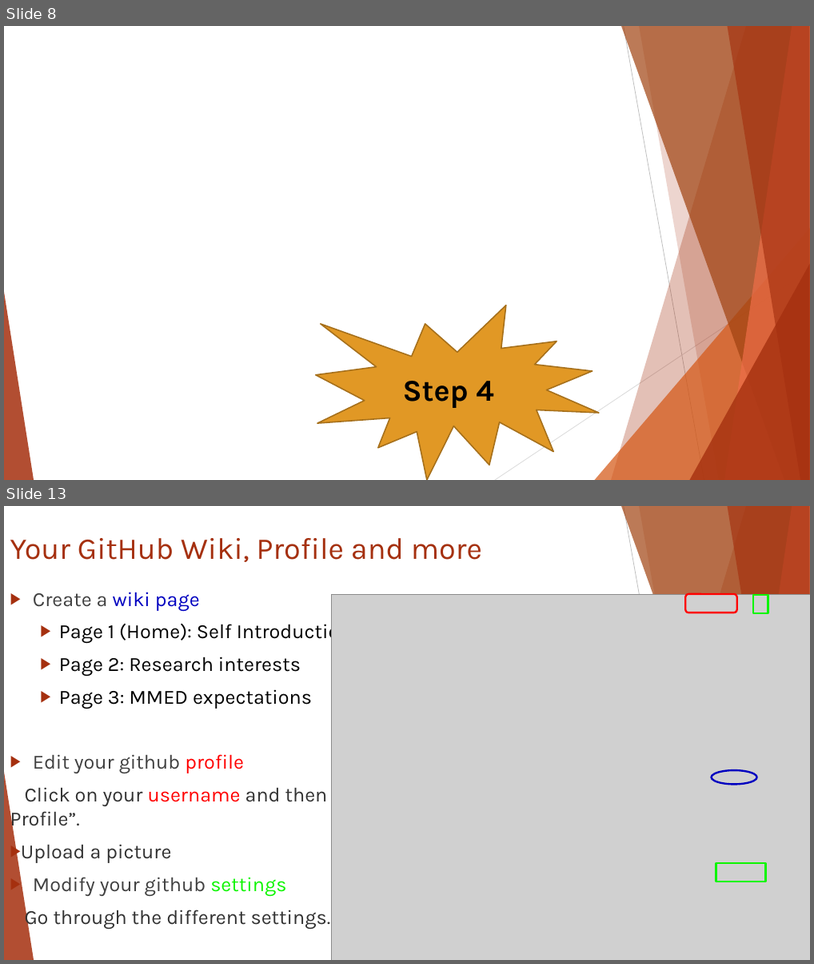
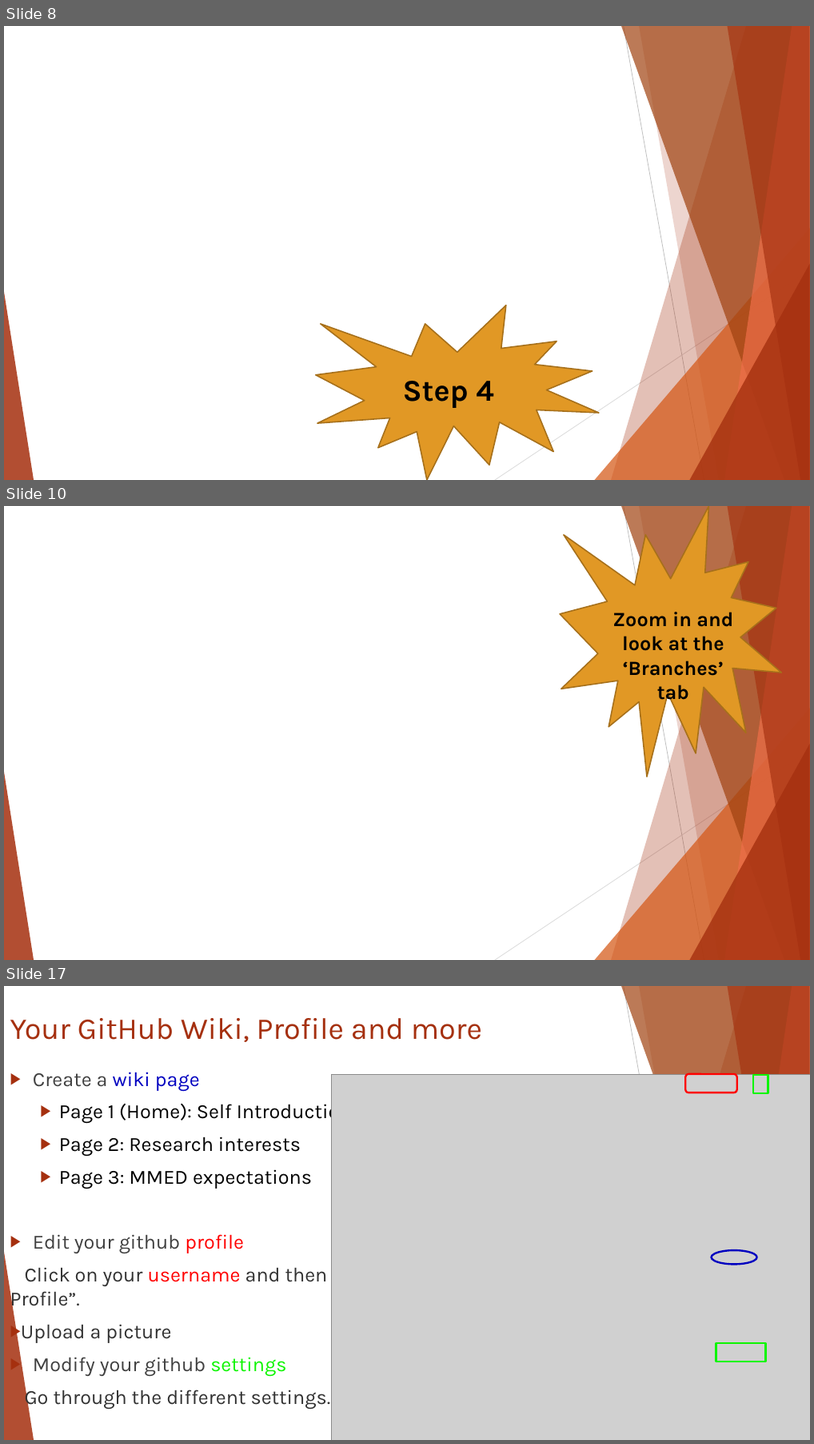
Before and after one commit to ICI3D/Sandbox, a slide deck: IntroToGitHub&SmartGit-v3.1.pptx. Shown one above the other, each under a label of ours: slides 8 and 13 before the commit, slides 8, 10 and 17 after it; the slides between them are not shown. The pictures are 814x964 and 814x1444 pixels, drawn with LibreOffice and Linux fonts; fonts in the diff are those of the drawing; grey boxes stand for pictures; background and template pictures are left out. Boxes give left, top, right and bottom in pixels: in the first picture for what was removed or moved away, otherwise in the second. Text is boxed around its words. In the diff, an @@ line names an element or a change of style, - is before the commit and + after.

```diff
--- a/IntroToGitHub&SmartGit-v3.1.pptx
+++ b/IntroToGitHub&SmartGit-v3.1.pptx
@@ slide 10 added at (x1=4, y1=506, x2=810, y2=960), background picture (left out); not listed: 10 template elements that a slide beside it also shows @@
@@ irregular seal added at (x1=560, y1=506, x2=782, y2=776), fill #E19825, outline #A6701B 1.5 pt @@
@@ text added at (x1=613, y1=612, x2=734, y2=704), 24 pt, text #000000, bold @@
+Zoom in and look at the ‘Branches’ tab
@@ what was slide 13 is now slide 17 @@
```
Also in this commit, not shown: 1 slide changed, 6 other slides added, 3 slides removed, 1 other file.
